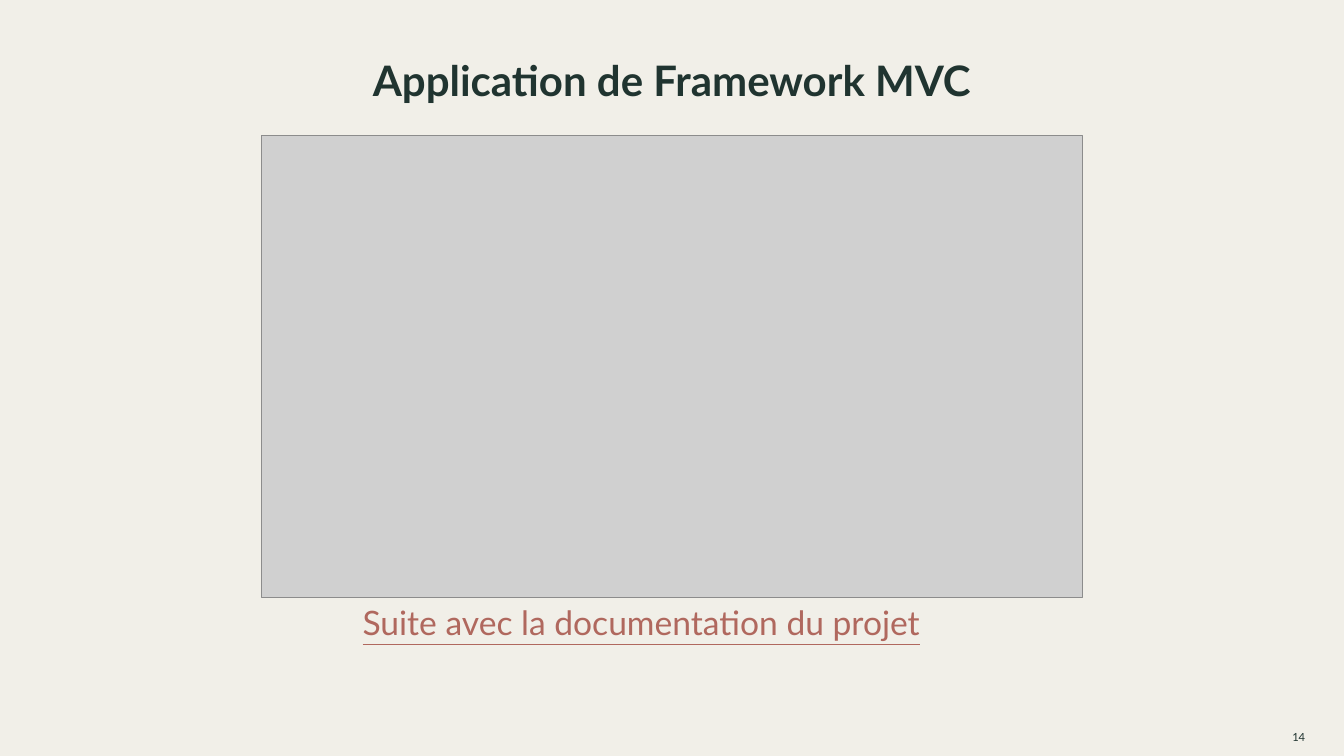
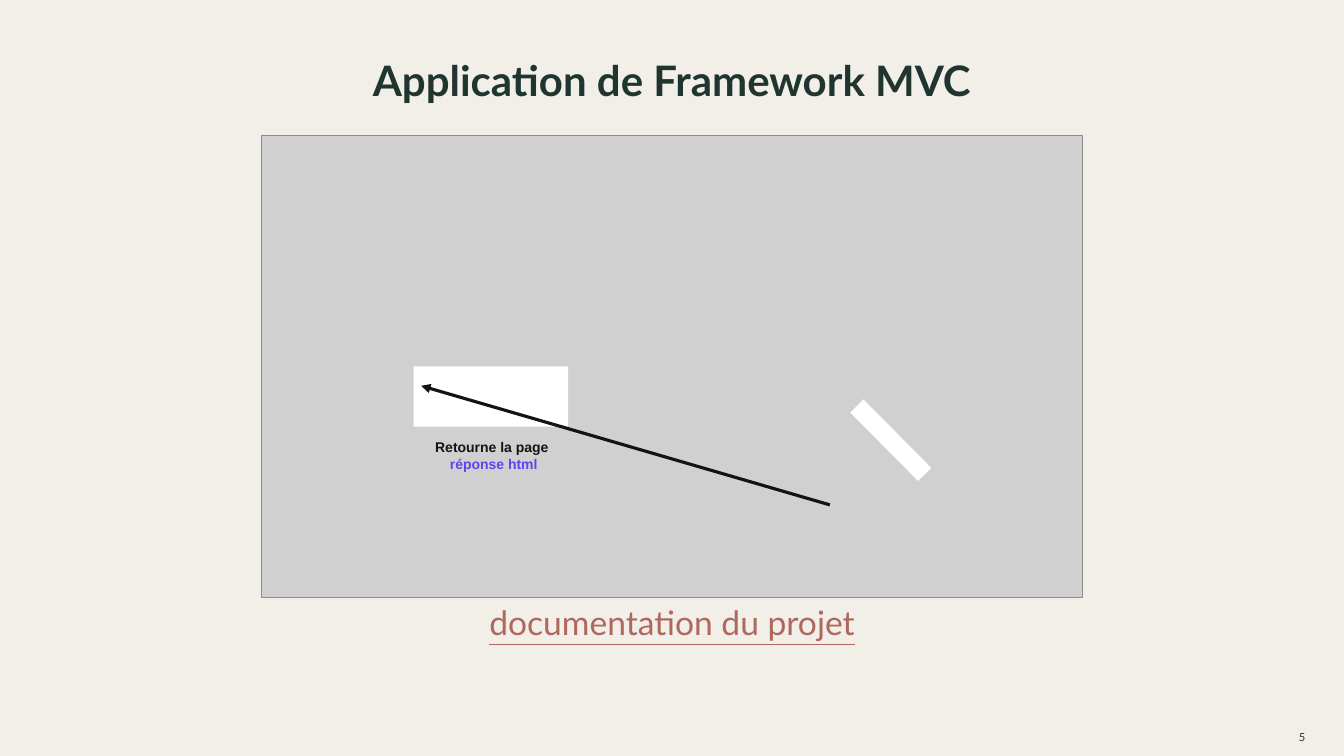
Before and after one commit to SashLamb/Trips-Roads, a slide deck: slide 5 of Documents/Presentation_S4.pptx (slide 14 before the commit). Drawn at 1344x756 pixels with LibreOffice and Linux fonts; fonts in the diff are those of the drawing; grey boxes stand for pictures; background and template pictures are left out. Boxes give left, top, right and bottom in pixels: in the first picture for what was removed or moved away, otherwise in the second. Text is boxed around its words. In the diff, an @@ line names an element or a change of style, - is before the commit and + after.

```diff
--- a/Documents/Presentation_S4.pptx
+++ b/Documents/Presentation_S4.pptx
@@ rectangle added at <box>413,366,568,426</box>, fill #FFFFFF @@
@@ arrow added from (830, 505) to (421, 386), #131313 2.25 pt @@
@@ rectangle added at <box>851,400,932,481</box>, fill #FFFFFF @@
@@ text added at <box>435,442,549,472</box>, 10 pt, text #131313, bold @@
+Retourne la page
+réponse html
@@ text at <box>489,610,855,641</box>: text changed @@
-Suite avec la documentation du projet
+documentation du projet
@@ page number at <box>1299,733,1305,741</box>: text changed @@
-14
+5
```
Also in this commit, not shown: 9 other slides changed.
